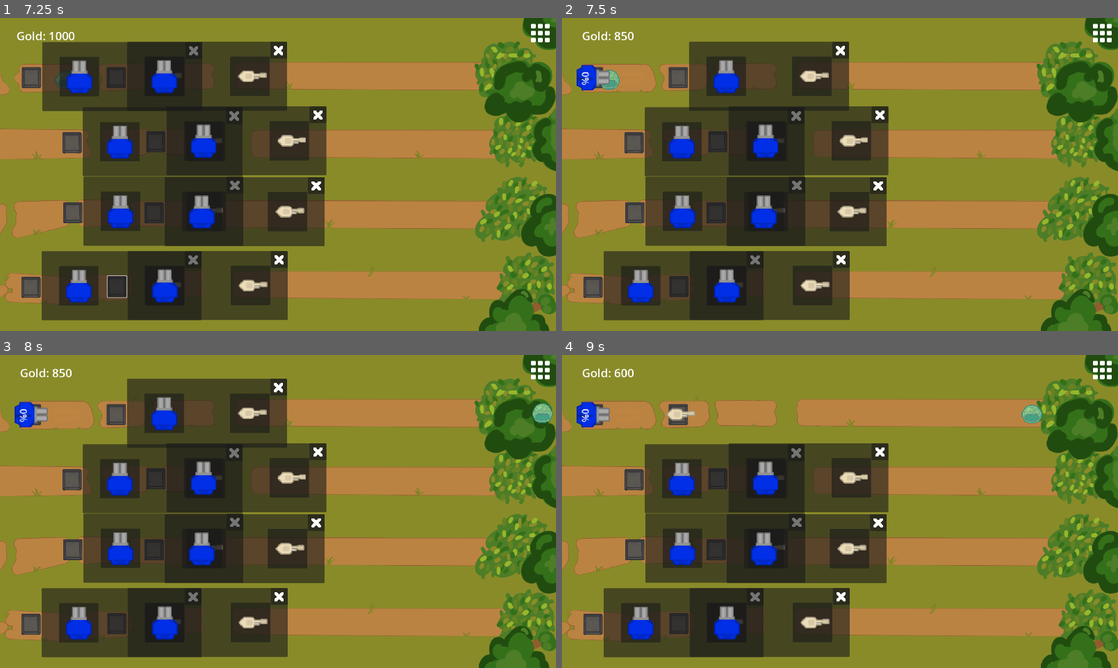
Above: before the commit, frames 1-4 (two rows, left to right).
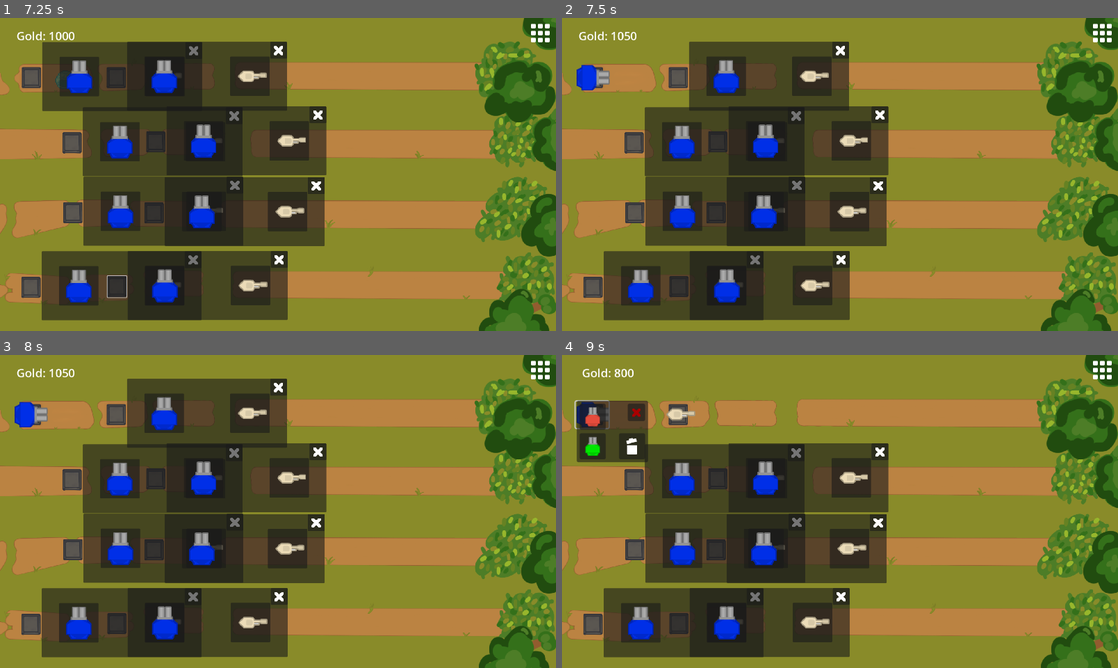
Above: after the commit, the same moments.

Repository: Silas-D/Startprojekt-SM5
Game: Godot game, scene res://Game/UI/mainmenu/main_menu.tscn
Same seed, same stepped clock (60 frames per second), same inputs: the game is played once before the commit and once after it.
Inputs (mouse positions are in pixels of both pictures, inside the frame that each line leads up to):
- Up to frame 1 (7.25 s): click "Start" at 0.5 s; click (33, 77) at 1.25 s; click (116, 77) at 2 s; click (72, 143) at 2.75 s; click (155, 143) at 3.5 s; click (72, 212) at 4.25 s; click (155, 212) at 5 s; click (33, 287) at 5.75 s; click (116, 287) at 6.5 s
- Up to frame 2 (7.5 s): click (639, 77) at 7.27 s
- Up to frame 3 (8 s): no input
- Up to frame 4 (9 s): click (812, 414) at 8.02 s; click (589, 414) at 8.75 s

Frame 1 is identical in both runs. In frame 2, 0.3% of the frame differs, in the area x 2-14%, y 4-23%; in frame 3, 0.4%; in frame 4, 2.7%, in the area x 2-87%, y 4-35%.
Error after the commit: Cannot call method 'get_child' on a null value. (res://Game/Defense/Turm1/Standard-Bullet.gd:17)

Commit message:
erfassung der slimes gefixt

Diff:
--- a/Game/Defense/Turm1/Standard-Bullet.gd
+++ b/Game/Defense/Turm1/Standard-Bullet.gd
@@ -7,21 +7,25 @@
 const bulletDamage = 1
 
 func _physics_process(_delta):
-	var pathSpawnerNode = get_tree().get_root().get_node("Main/PathSpawner")
+	#wo liegt die
+	var slimeSpawnerNode = get_tree().get_root().get_node("Main/Map")
 	var foundTarget
 
-	for i in pathSpawnerNode.get_child_count():
-		if pathSpawnerNode.get_child(i).name == pathName:
-			target = pathSpawnerNode.get_child(i).get_child(0).get_child(0).global_position
-			foundTarget = true
+	for i in slimeSpawnerNode.get_child_count():
+		if slimeSpawnerNode.get_child(i).name == pathName:
+			#foundTarget = true
+			target = slimeSpawnerNode.get_child(i).get_child(0).get_child(0).get_child(0).global_position
 
-	if foundTarget:
-		velocity = global_position.direction_to(target) * Speed
-		look_at(target)
-		move_and_slide()
+	velocity = global_position.direction_to(target) * Speed
+	move_and_slide()
+
+#	if foundTarget:
+#		velocity = global_position.direction_to(target) * Speed
+#		look_at(target)
+#		move_and_slide()
 
 
 func _on_area_2d_body_entered(body):
-	if "Slime" in body.name:
-		body.health -= bulletDamage
+	if "slime" in body.name:
+		body.get_parent().health -= bulletDamage
 		queue_free()
--- a/Game/Defense/Turm1/Standard-Tower.gd
+++ b/Game/Defense/Turm1/Standard-Tower.gd
@@ -25,6 +25,8 @@
 		print("Turm down")
 		queue_free()
 
+func _on_timer_timeout():
+	Shoot()
 
 func Shoot():
 	var tempBullet = Bullet.instantiate()
@@ -35,12 +37,13 @@
 
 
 func _on_tower_body_entered(body):
-	if "Slime" in body.name:
+	#ob body.name funktioniert wegen umstrukturierung der slime struktur weiß ich nicht
+	if "slime" in body.name:
 		var tempArray = []
 		currTargets = get_node("Node2D/Tower").get_overlapping_bodies()
 
 		for i in currTargets:
-			if "Slime" in i.name:
+			if "slime" in i.name:
 				tempArray.append(i)
 
 		var currTarget = null
@@ -57,25 +60,21 @@
 
 func _on_gegner_scan_body_entered(body):
 
-	if "Slime_1" in body.name:
+	if "slime1" in body.name:
 		towerHealth -= 1
-		body.health -= 100
-	if "Slime_2" in body.name:
+		body.get_parent().health -= 100
+	if "slime2" in body.name:
 		towerHealth -= 2
-		body.health -= 100
-	if "Slime_3" in body.name:
+		body.get_parent().health -= 100
+	if "slime3" in body.name:
 		towerHealth -= 3
-		body.health -= 100
-	if "Slime_4" in body.name:
+		body.get_parent().health -= 100
+	if "slime4" in body.name:
 		towerHealth -= 4
-		body.health -= 100
-	if "Slime_5" in body.name:
+		body.get_parent().health -= 100
+	if "slime5" in body.name:
 		towerHealth -= 5
-		body.health -= 100
-	if "Slime_6" in body.name:
+		body.get_parent().health -= 100
+	if "slime6" in body.name:
 		towerHealth -= 6
-		body.health -= 100
-
-
-func _on_timer_timeout():
-	Shoot()
+		body.get_parent().health -= 100
--- a/Game/Defense/Turm1/Standard-Tower.tscn
+++ b/Game/Defense/Turm1/Standard-Tower.tscn
@@ -125,8 +125,9 @@
 expand_icon = true
 
 [node name="ProgressBar" type="ProgressBar" parent="."]
+visible = false
 offset_right = 4.0
-offset_bottom = 27.0
+offset_bottom = 4.0
 script = ExtResource("3_3aqwr")
 
 [node name="Timer" type="Timer" parent="ProgressBar"]
--- a/Game/Enemy/slime1/slime_1.gd
+++ b/Game/Enemy/slime1/slime_1.gd
@@ -15,7 +15,7 @@
 		Money.Gold += 50
 		print("Tod")
 		#noch ändern dann
-		get_parent().get_parent().queue_free()
+		self.queue_free()
 
 func move(delta):
 	set_progress(get_progress() + speed * delta)
--- a/Game/Enemy/slime1/slime_1.tscn
+++ b/Game/Enemy/slime1/slime_1.tscn
@@ -545,16 +545,16 @@
 [node name="Slime_1" type="PathFollow2D"]
 script = ExtResource("1_h5so2")
 
-[node name="Body2D" type="CharacterBody2D" parent="."]
+[node name="slime1" type="CharacterBody2D" parent="."]
 rotation = 3.14159
 scale = Vector2(0.8, 0.8)
 collision_layer = 3
 
-[node name="CollisionShape2D" type="CollisionShape2D" parent="Body2D"]
+[node name="CollisionShape2D" type="CollisionShape2D" parent="slime1"]
 scale = Vector2(6, 6)
 shape = SubResource("CircleShape2D_dwfuq")
 
-[node name="AnimatedSprite2D" type="AnimatedSprite2D" parent="Body2D"]
+[node name="AnimatedSprite2D" type="AnimatedSprite2D" parent="slime1"]
 scale = Vector2(4, 4)
 sprite_frames = SubResource("SpriteFrames_k04tn")
 animation = &"slime 1"
--- a/Game/main.gd
+++ b/Game/main.gd
@@ -30,7 +30,7 @@
 
 func retrieve_wave_data():
 	# -> Array
-	var wave_data = [["slime_1", 0.7], ["slime_1", 0.1]]
+	var wave_data = [["slime_1", 0.1], ["slime_1", 0.1], ["slime_1", 0.1], ["slime_1", 0.1]]
 	# : Array
 	current_wave += 1
 	enemies_in_wave = wave_data.size()
